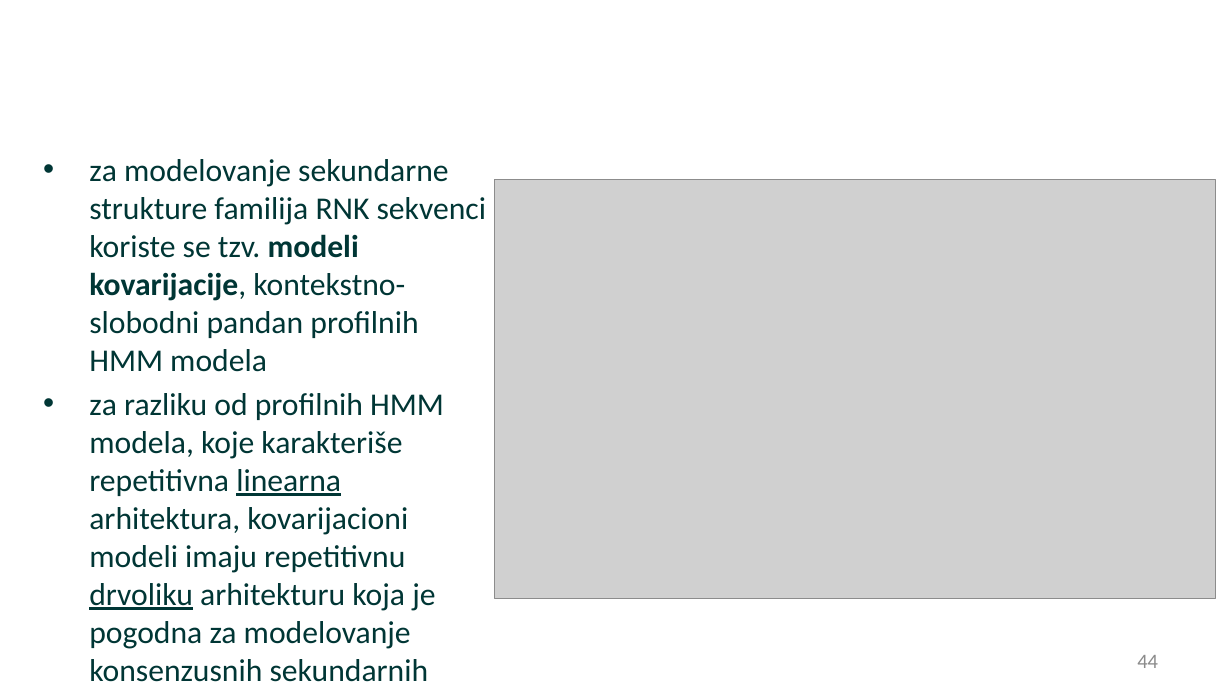
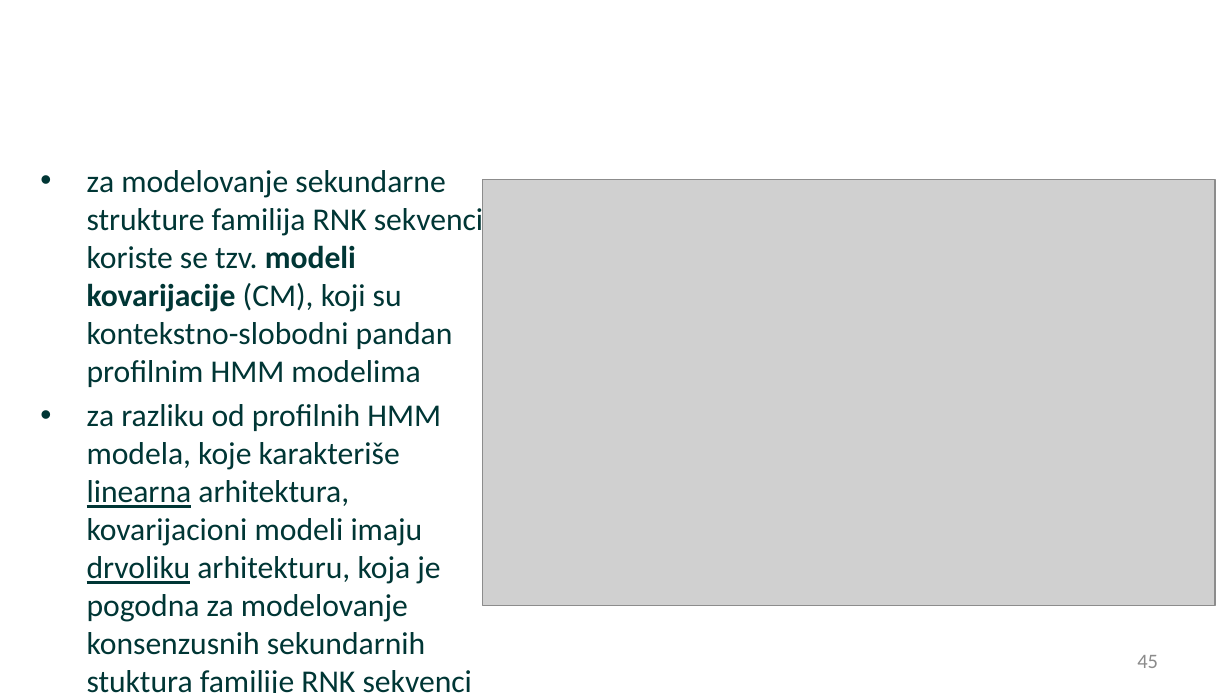
Before and after one commit to matfija/Sekundarna-struktura-tRNK, a slide deck: slide 45 of slajdovi/Sekvence-slajdovi.pptx (slide 44 before the commit). Drawn at 1232x693 pixels with LibreOffice and Linux fonts; fonts in the diff are those of the drawing; grey boxes stand for pictures; background and template pictures are left out. Boxes give left, top, right and bottom in pixels: in the first picture for what was removed or moved away, otherwise in the second. Text is boxed around its words. In the diff, an @@ line names an element or a change of style, - is before the commit and + after.

```diff
--- a/slajdovi/Sekvence-slajdovi.pptx
+++ b/slajdovi/Sekvence-slajdovi.pptx
@@ text at <box>87,170,483,693</box>: text changed @@
-• za modelovanje sekundarne strukture familija RNK sekvenci koriste se tzv. modeli kovarijacije, kontekstno-slobodni pandan profilnih HMM modela
-• za razliku od profilnih HMM modela, koje karakteriše repetitivna linearna arhitektura, kovarijacioni modeli imaju repetitivnu drvoliku arhitekturu koja je pogodna za modelovanje konsenzusnih sekundarnih stuktura familije RNK sekvenci
+• za modelovanje sekundarne strukture familija RNK sekvenci koriste se tzv. modeli kovarijacije (CM), koji su kontekstno-slobodni pandan profilnim HMM modelima
+• za razliku od profilnih HMM modela, koje karakteriše linearna arhitektura, kovarijacioni modeli imaju drvoliku arhitekturu, koja je pogodna za modelovanje konsenzusnih sekundarnih stuktura familije RNK sekvenci
@@ picture: place and size @@
-picture at <box>495,180,1216,599</box>
+picture at <box>483,180,1215,606</box>
@@ page number at <box>1137,655,1158,668</box>: text changed @@
-44
+45
```
Also in this commit, not shown: 4 other slides changed, 1 slide added, 1 other file.
